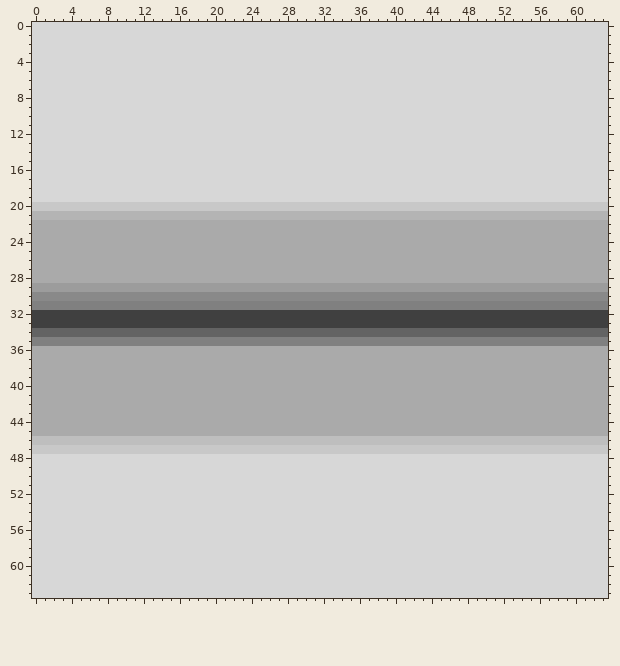
Pixel-art sprite -- sprites/images/spr_floor_0.png. That is the earlier state.
The file is 64x64 pixels. Colours within 5 levels of each other are drawn and written as one.
The result:
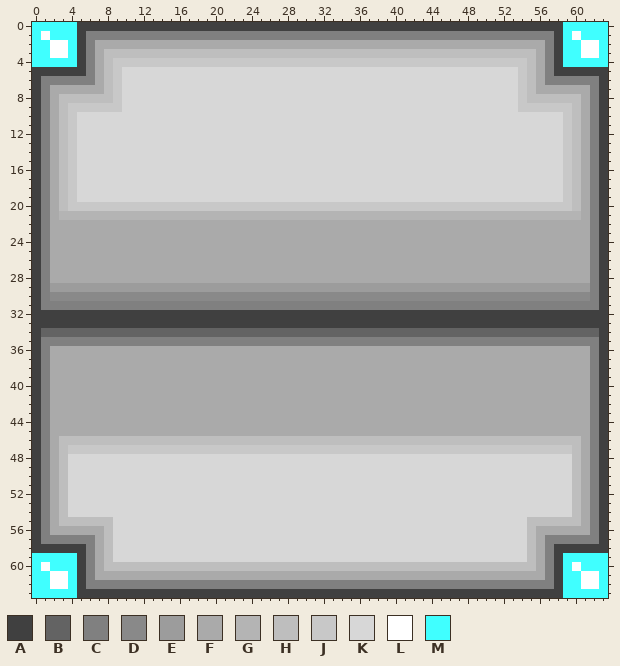
Palette (. is transparent): A #404040  B #636363  C #808080  D #898989  E #9c9c9c  F #aaaaaa  G #b4b4b4  H #bebebe  J #c8c8c8  K #d7d7d7  L #ffffff  M #40ffff
Edits made:
Changed rows in their new state; - is an unchanged pixel.
first column x 0:
 0 MMMMMAAAAAAAAAAAAAAAAAAAAAAAAAAAAAAAAAAAAAAAAAAAAAAAAAAAAAAMMMMM
 1 MLMMMACCCCCCCCCCCCCCCCCCCCCCCCCCCCCCCCCCCCCCCCCCCCCCCCCCCCAMLMMM
 2 MMLLMACFFFFFFFFFFFFFFFFFFFFFFFFFFFFFFFFFFFFFFFFFFFFFFFFFFCAMMLLM
 3 MMLLMACFHHHHHHHHHHHHHHHHHHHHHHHHHHHHHHHHHHHHHHHHHHHHHHHHFCAMMLLM
 4 MMMMMACFHJJJJJJJJJJJJJJJJJJJJJJJJJJJJJJJJJJJJJJJJJJJJJJHFCAMMMMM
 5 AAAAAACFHJ--------------------------------------------JHFCAAAAAA
 6 ACCCCCCFHJ--------------------------------------------JHFCCCCCCA
 7 ACFFFFFFHJ--------------------------------------------JHFFFFFFCA
 8 ACFHHHHHHJ--------------------------------------------JHHHHHHFCA
 9 ACFHJJJJJJ--------------------------------------------JJJJJJHFCA
10 ACFHJ------------------------------------------------------JHFCA
11 ACFHJ------------------------------------------------------JHFCA
12 ACFHJ------------------------------------------------------JHFCA
13 ACFHJ------------------------------------------------------JHFCA
14 ACFHJ------------------------------------------------------JHFCA
15 ACFHJ------------------------------------------------------JHFCA
16 ACFHJ------------------------------------------------------JHFCA
17 ACFHJ------------------------------------------------------JHFCA
18 ACFHJ------------------------------------------------------JHFCA
19 ACFHJ------------------------------------------------------JHFCA
20 ACFH--------------------------------------------------------HFCA
21 ACF----------------------------------------------------------FCA
22 AC------------------------------------------------------------CA
23 AC------------------------------------------------------------CA
24 AC------------------------------------------------------------CA
25 AC------------------------------------------------------------CA
26 AC------------------------------------------------------------CA
27 AC------------------------------------------------------------CA
28 AC------------------------------------------------------------CA
29 AC------------------------------------------------------------CA
30 AC------------------------------------------------------------CA
31 A--------------------------------------------------------------A
34 A--------------------------------------------------------------A
35 A--------------------------------------------------------------A
36 AC------------------------------------------------------------CA
37 AC------------------------------------------------------------CA
38 AC------------------------------------------------------------CA
39 AC------------------------------------------------------------CA
40 AC------------------------------------------------------------CA
41 AC------------------------------------------------------------CA
42 AC------------------------------------------------------------CA
43 AC------------------------------------------------------------CA
44 AC------------------------------------------------------------CA
45 AC------------------------------------------------------------CA
46 ACF----------------------------------------------------------FCA
47 ACFH--------------------------------------------------------HFCA
48 ACFH--------------------------------------------------------HFCA
49 ACFH--------------------------------------------------------HFCA
50 ACFH--------------------------------------------------------HFCA
51 ACFH--------------------------------------------------------HFCA
52 ACFH--------------------------------------------------------HFCA
53 ACFH--------------------------------------------------------HFCA
54 ACFH--------------------------------------------------------HFCA
55 ACFHHHHHH----------------------------------------------HHHHHHFCA
56 ACFFFFFFH----------------------------------------------HFFFFFFCA
57 ACCCCCCFH----------------------------------------------HFCCCCCCA
58 AAAAAACFH----------------------------------------------HFCAAAAAA
59 MMMMMACFH----------------------------------------------HFCAMMMMM
60 MLMMMACFHHHHHHHHHHHHHHHHHHHHHHHHHHHHHHHHHHHHHHHHHHHHHHHHFCAMLMMM
61 MMLLMACFFFFFFFFFFFFFFFFFFFFFFFFFFFFFFFFFFFFFFFFFFFFFFFFFFCAMMLLM
62 MMLLMACCCCCCCCCCCCCCCCCCCCCCCCCCCCCCCCCCCCCCCCCCCCCCCCCCCCAMMLLM
63 MMMMMAAAAAAAAAAAAAAAAAAAAAAAAAAAAAAAAAAAAAAAAAAAAAAAAAAAAAAMMMMM
Boxes around the changes in both pictures, in picture pixels (x1, y1, x2, y2):
changed: (32, 22, 608, 598)
